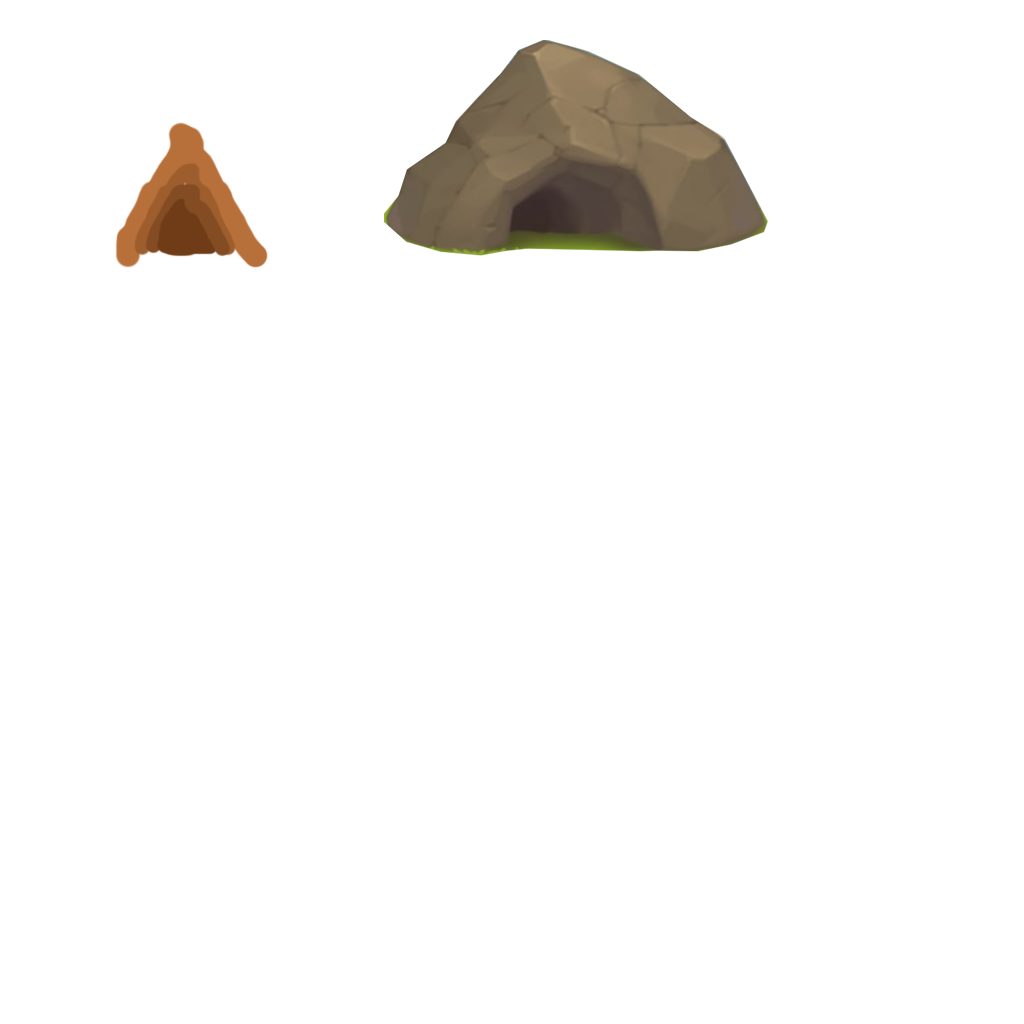
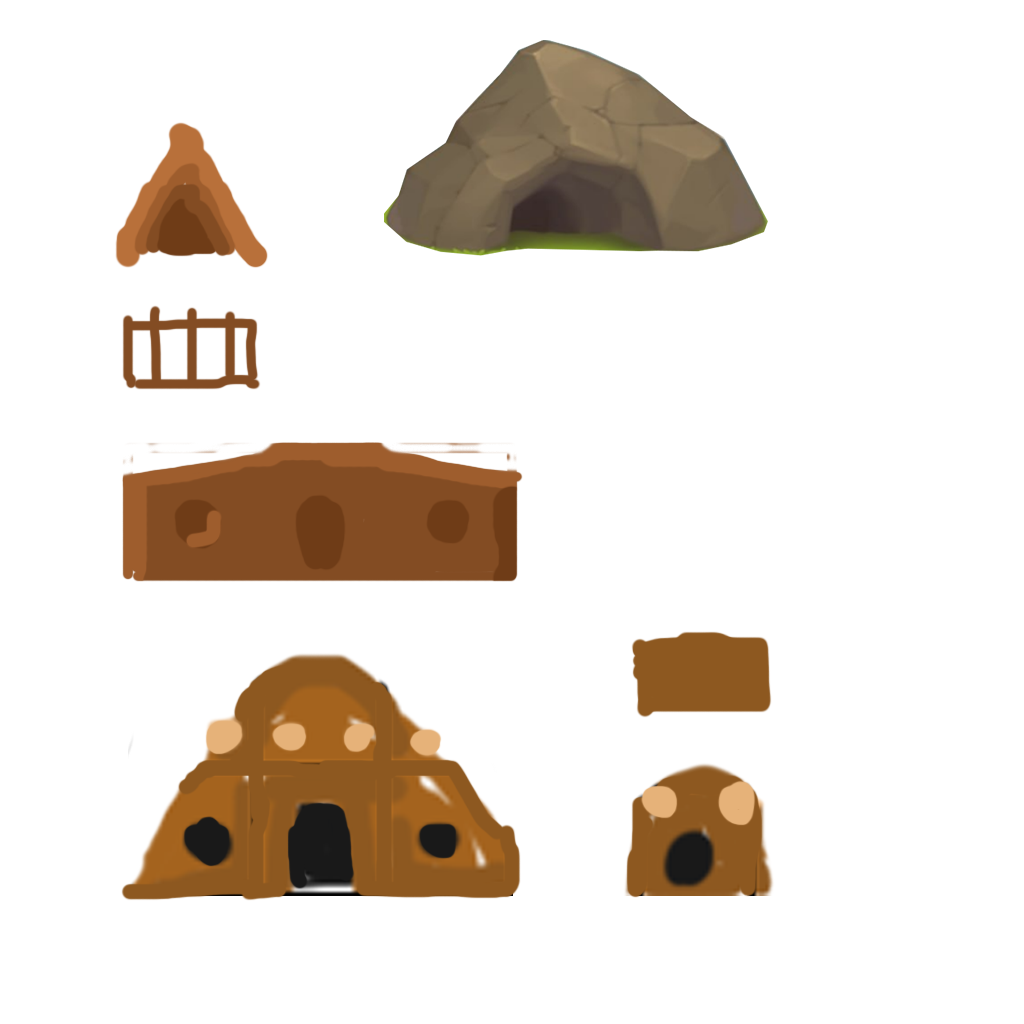
Comparing the layer stacks of the two 1024 x 1024 images. Changes:
painted on "Слой 1" over [122,305,523,582]
added layer "Слой 4" above "Слой 3" over [183,631,774,898]
added layer "Слой 3" above "Слой 3 копия 9" over [121,653,521,901]
